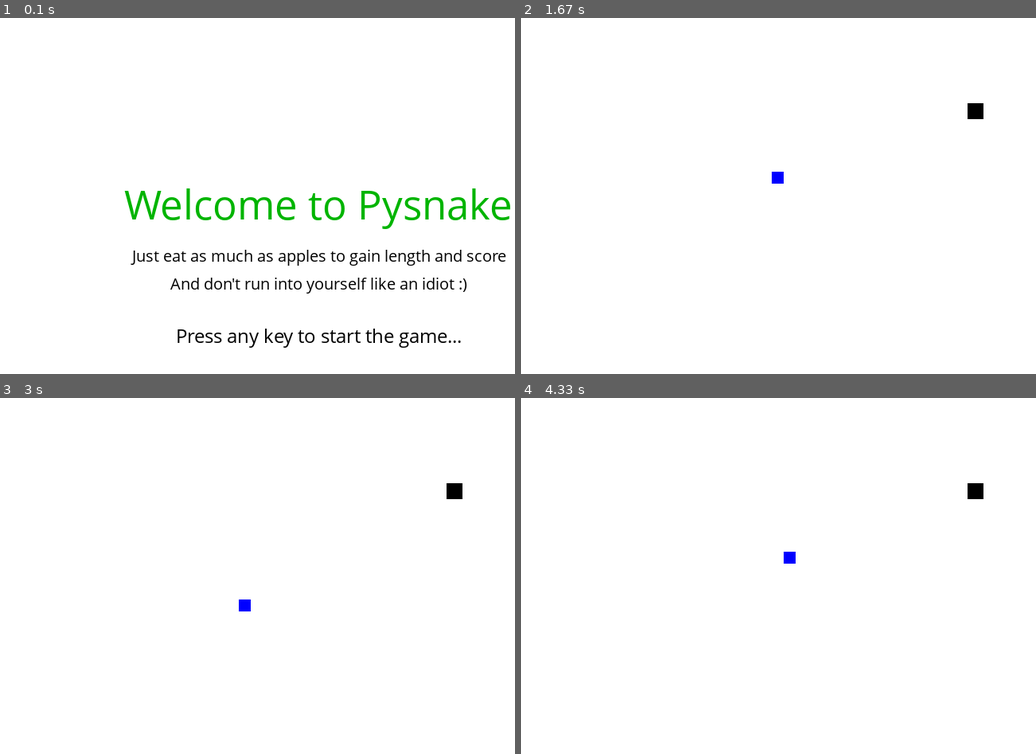
Above: before the commit, frames 1-4 (two rows, left to right).
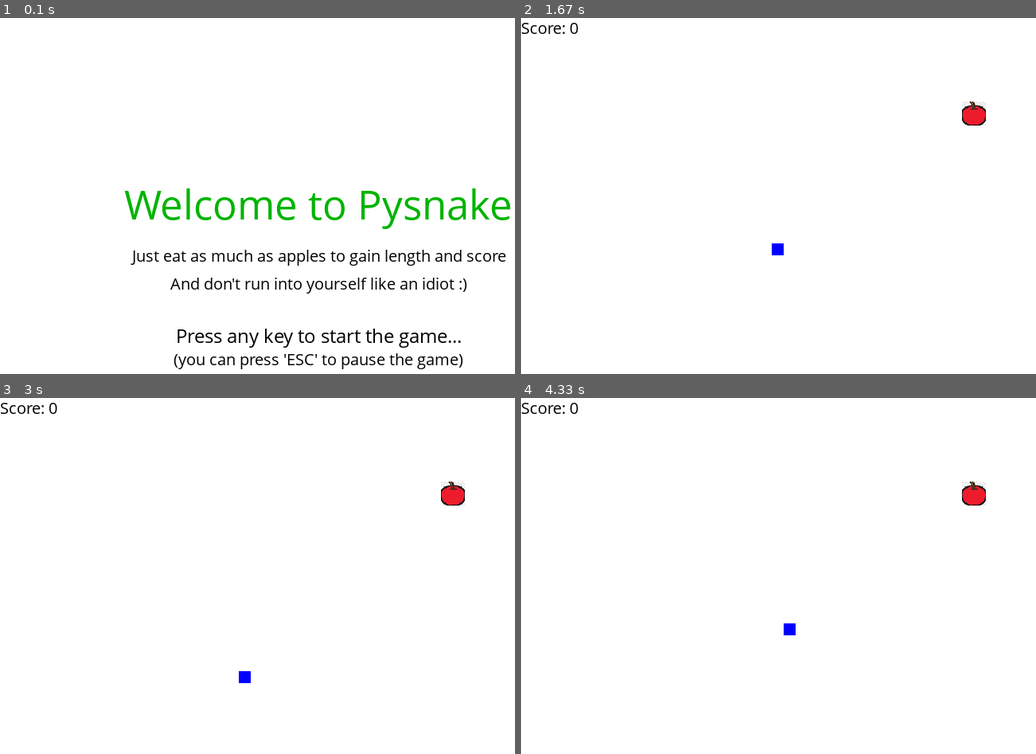
Above: after the commit, the same moments.

Repository: Adiprogrammer7/pygame_snake
Game: pygame game, started from snake_pygame.py
The game is run twice, just before and just after one commit, with the same random seed, the same clock (stepped at 60 frames per second) and the same inputs.
Inputs:
- Up to frame 1 (0.1 s): no input
- Up to frame 2 (1.67 s): hold Right 0.33-0.8 s; hold Esc 0.83-1.13 s; hold Up 0.83-1.13 s; hold Up 1.17-1.5 s; hold Right from 1.53 s (still down)
- Up to frame 3 (3 s): release Right at 2 s; hold Left 2.03-2.57 s; hold Down 2.6-2.9 s; hold Left from 2.93 s (still down)
- Up to frame 4 (4.33 s): release Left at 3.33 s; hold Up 3.37-3.73 s; hold Right from 3.77 s (still down)

The runs differ from the first frame. In frame 1, 0.7% of the frame differs, in the area x 33-90%, y 94-99%; in frame 2, 0.6%; in frame 3, 0.6%; in frame 4, 0.6%.

Commit message:
atleast playable now

Diff:
--- a/snake_pygame.py
+++ b/snake_pygame.py
@@ -15,11 +15,14 @@
 display_height = 600
 
 window = pygame.display.set_mode((display_width, display_height))
+apple_img = pygame.image.load("img/apple_sprite.png")
+icon = pygame.image.load("img/icon.jpeg")
 pygame.display.set_caption("Pysnake")
+pygame.display.set_icon(icon)
 
 clock = pygame.time.Clock()
 block_size = 15
-apple_size = 20
+apple_size = 30  #changing apple_size will need to change apple sprite size too.
 FPS = 10
 
 # for drawing snake.
@@ -41,6 +44,25 @@
 	text_rect.center = (display_width/2), (display_height/2) + y_displacement  #alligning center of our text rect with screen center/with some y-axis displacement.
 	window.blit(text_surf, text_rect)
 
+def score(score_num):
+	font = pygame.font.SysFont("comicsansms", 22)
+	text = font.render("Score: {}".format(str(score_num)), True, black)
+	window.blit(text, (0, 0))
+
+def pause():
+	pause = True
+	message_to_screen("Paused", black, -50, 50)
+	message_to_screen("Press any key to continue...", black, 10, 24 )
+	while pause:
+		for event in pygame.event.get():
+			if event.type == pygame.QUIT:
+				pygame.quit()
+				quit()
+			if event.type == pygame.KEYDOWN:
+				pause = False
+		pygame.display.update()
+		clock.tick(5)
+
 def game_intro():
 	intro = True
 	while intro:
@@ -49,6 +71,7 @@
 		message_to_screen("Just eat as much as apples to gain length and score", black, font_size= 22)
 		message_to_screen("And don't run into yourself like an idiot :)", black, 35, font_size= 22)
 		message_to_screen("Press any key to start the game...", black, 100)
+		message_to_screen("(you can press 'ESC' to pause the game)", black, 130, 22)
 		for event in pygame.event.get():
 			if event.type == pygame.QUIT:
 				pygame.quit()
@@ -57,7 +80,7 @@
 				intro = False
 
 		pygame.display.update()
-		clock.tick(5)
+		clock.tick(15)
 
 def gameLoop():
 	game_exit = False
@@ -70,6 +93,7 @@
 	y_change = 0
 	snakelist = [] #all snake block pos
 	snakelen = 1 #initial snake size
+	score_num = 0
 
 	# round(x/10.0)*10.0 formula can be used to round any num to multiple of 10.
 	# Apple stuff.
@@ -115,6 +139,8 @@
 				elif event.key == pygame.K_DOWN:
 					x_change = 0
 					y_change = block_size
+				elif event.key == pygame.K_ESCAPE:
+					pause()
 
 		# Boundary condition.
 		if x >= display_width or x<0 or y >= display_height or y<0:
@@ -125,8 +151,7 @@
 		y += y_change
 
 		window.fill(white)
-		pygame.draw.rect(window, black, [rand_apple_x, rand_apple_y, apple_size, apple_size])
-
+		window.blit(apple_img, (rand_apple_x, rand_apple_y))
 
 		snakehead = [] #for head of snake(new block as x and y changes)
 		snakehead.append(x)
@@ -142,7 +167,7 @@
 				game_over = True
 
 		snake(snakelist)
-
+		score(score_num)
 		pygame.display.update()
 		clock.tick(FPS)
 
@@ -150,9 +175,10 @@
 		# when either of snake's two x boundries is bet. both x boundries of apple and either of two snake's y boundries is bet. apple's y boundries.
 		if (x > rand_apple_x and x < rand_apple_x + apple_size) or (x + block_size > rand_apple_x and x + block_size < rand_apple_x + apple_size):  # X crossover
 			if (y > rand_apple_y and y < rand_apple_y + apple_size) or (y + block_size > rand_apple_y and y + block_size < rand_apple_y + apple_size): # Y crossover
-				rand_apple_x = round(random.randrange(0, display_width-block_size))
-				rand_apple_y = round(random.randrange(0, display_height-block_size))
+				rand_apple_x = round(random.randrange(0, display_width-apple_size))
+				rand_apple_y = round(random.randrange(0, display_height-apple_size))
 				snakelen += 1 #to increase snake length
+				score_num += 1
 
 	pygame.quit()
 	quit()
Binary file added: img/apple_sprite.png
Binary file added: img/icon.jpeg
Binary file removed: img/snakehead.png
